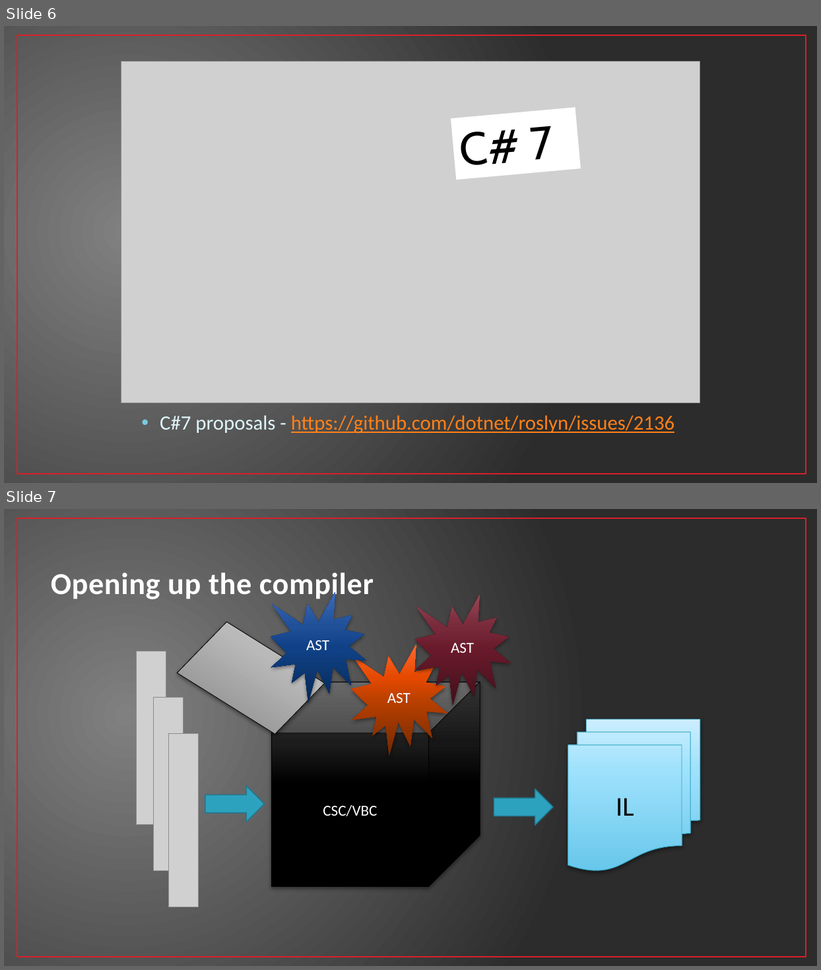
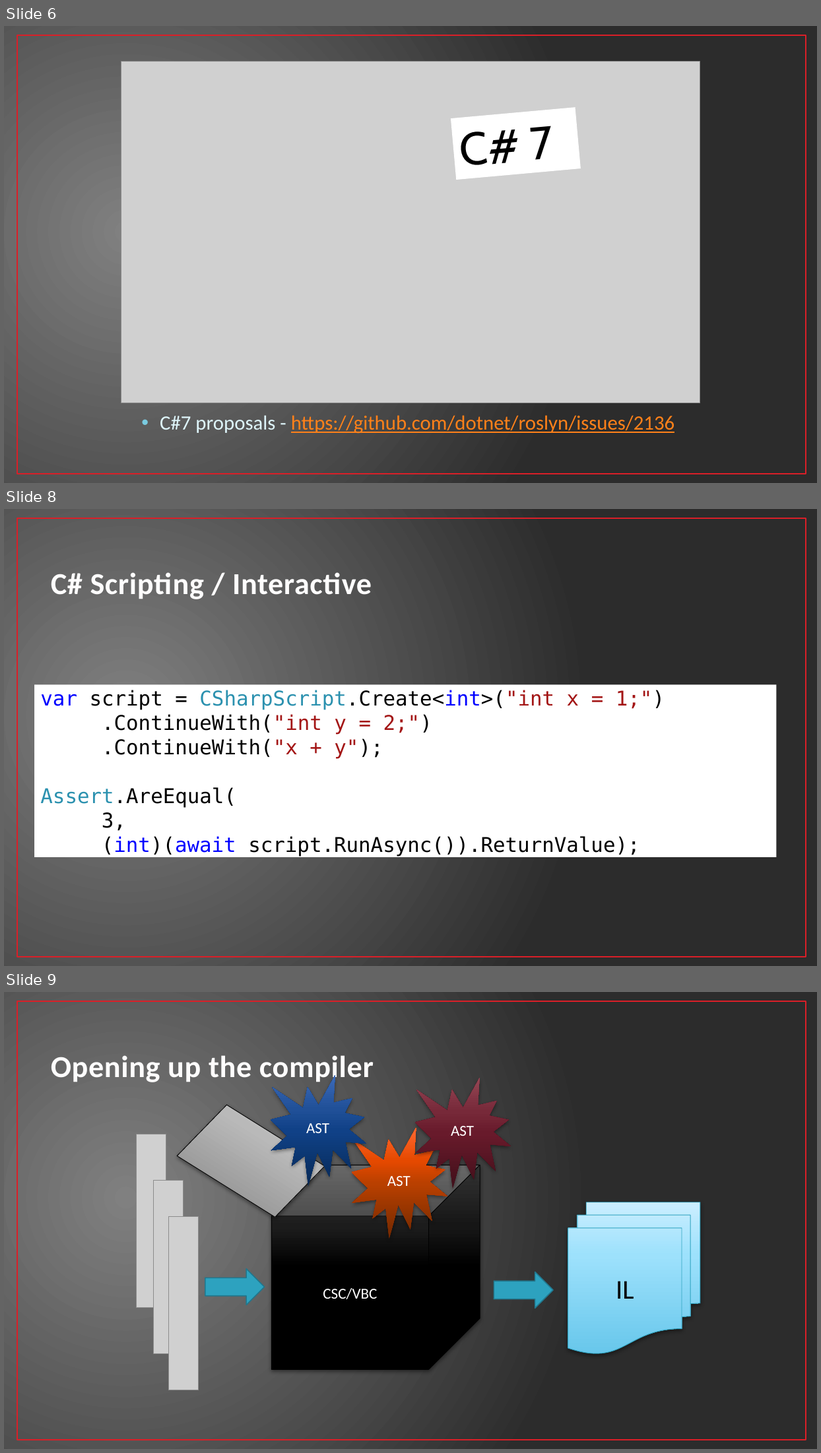
Before and after one commit to jwooley/RoslynAndYou, a slide deck: RoslynAndYou.pptx. Shown one above the other, each under a label of ours: slides 6 and 7 before the commit, slides 6, 8 and 9 after it; the slides between them are not shown. The pictures are 821x970 and 821x1453 pixels, drawn with LibreOffice and Linux fonts; fonts in the diff are those of the drawing; grey boxes stand for pictures. Boxes give left, top, right and bottom in pixels: in the first picture for what was removed or moved away, otherwise in the second. Text is boxed around its words. In the diff, an @@ line names an element or a change of style, - is before the commit and + after.

Commit message:
Add scripting demos and c#7 slides

```diff
--- a/RoslynAndYou.pptx
+++ b/RoslynAndYou.pptx
@@ slide 8 added at (4,509,817,966), background gradient #808080 to #2C2C2C; not listed: 1 template element that a slide beside it also shows @@
@@ title added at (51,572,372,599), 36 pt, text #FEFEFE, bold @@
+C# Scripting / Interactive
@@ text added at (34,682,777,860), fill #FFFFFF, 24 pt, text #000000 @@
+var script = CSharpScript.Create<int>("int x = 1;")
+.ContinueWith("int y = 2;")
+.ContinueWith("x + y");
+Assert.AreEqual(
+3,
+(int)(await script.RunAsync()).ReturnValue);
@@ what was slide 7 is now slide 9 @@
```
Also in this commit, not shown: 1 other slide added, 4 other files.
